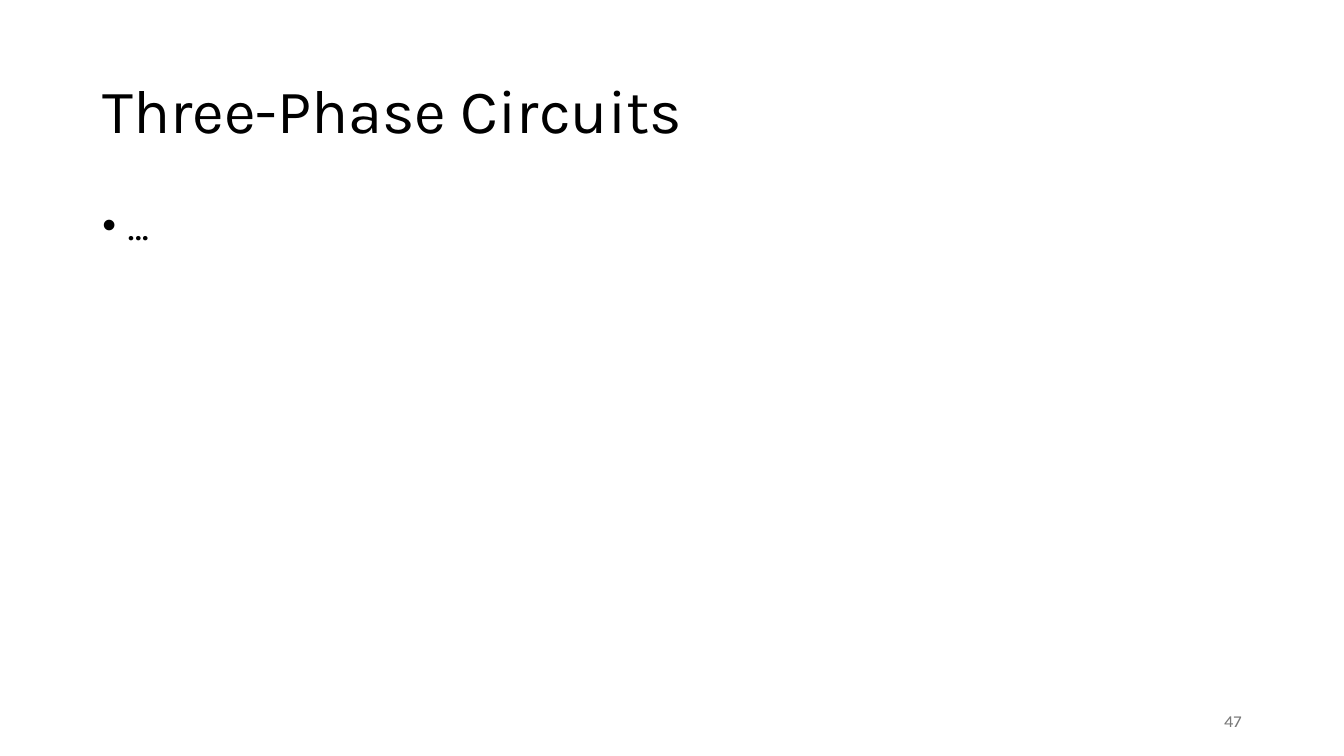
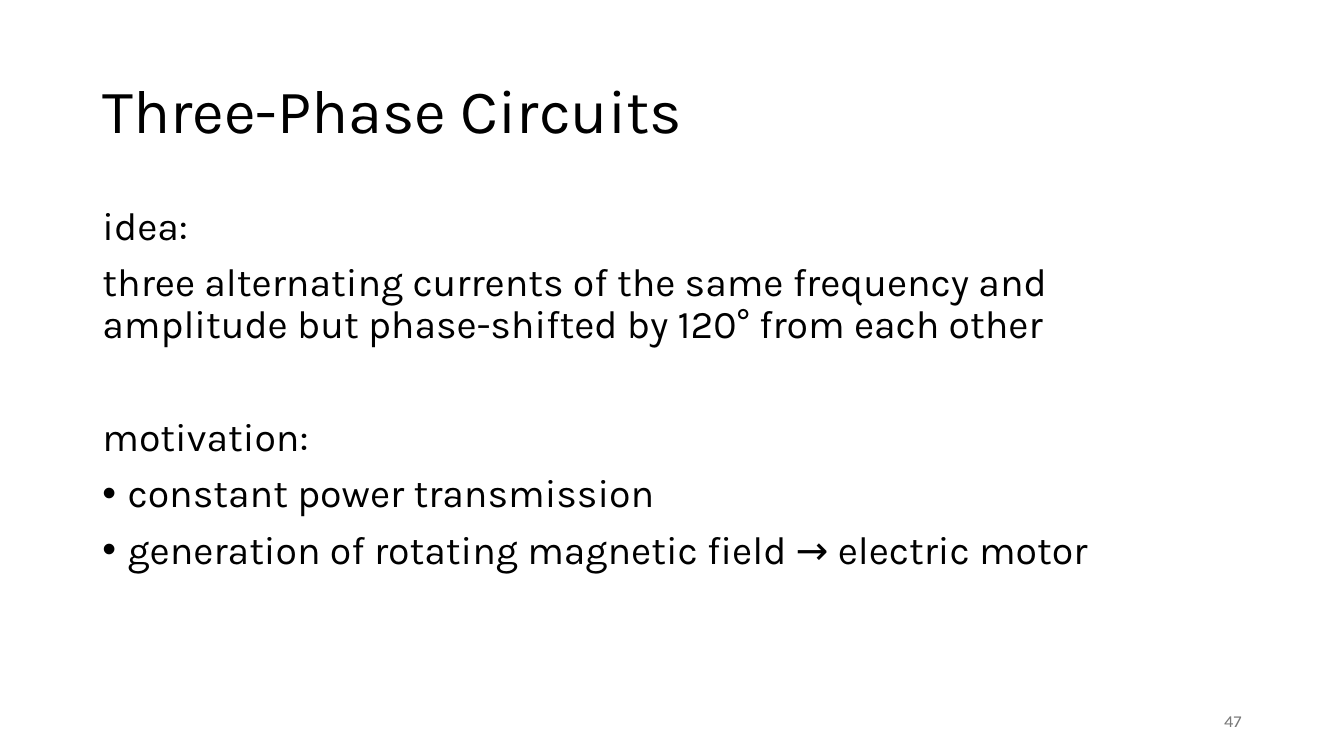
Before and after one commit to FelixWick/intro_electrical_eng, a slide deck: slide 47 of slides/4_ACtech.pptx. Drawn at 1344x756 pixels with LibreOffice and Linux fonts; fonts in the diff are those of the drawing. Boxes give left, top, right and bottom in pixels: in the first picture for what was removed or moved away, otherwise in the second. Text is boxed around its words. In the diff, an @@ line names an element or a change of style, - is before the commit and + after.

Commit message:
three-phase circuits

```diff
--- a/slides/4_ACtech.pptx
+++ b/slides/4_ACtech.pptx
@@ text at bbox=[102, 213, 1087, 574]: text changed @@
-• …
+idea:
+three alternating currents of the same frequency and amplitude but phase-shifted by 120° from each other
+motivation:
+• constant power transmission
+• generation of rotating magnetic field → electric motor
```
Also in this commit, not shown: 7 slides added, 1 other file.
